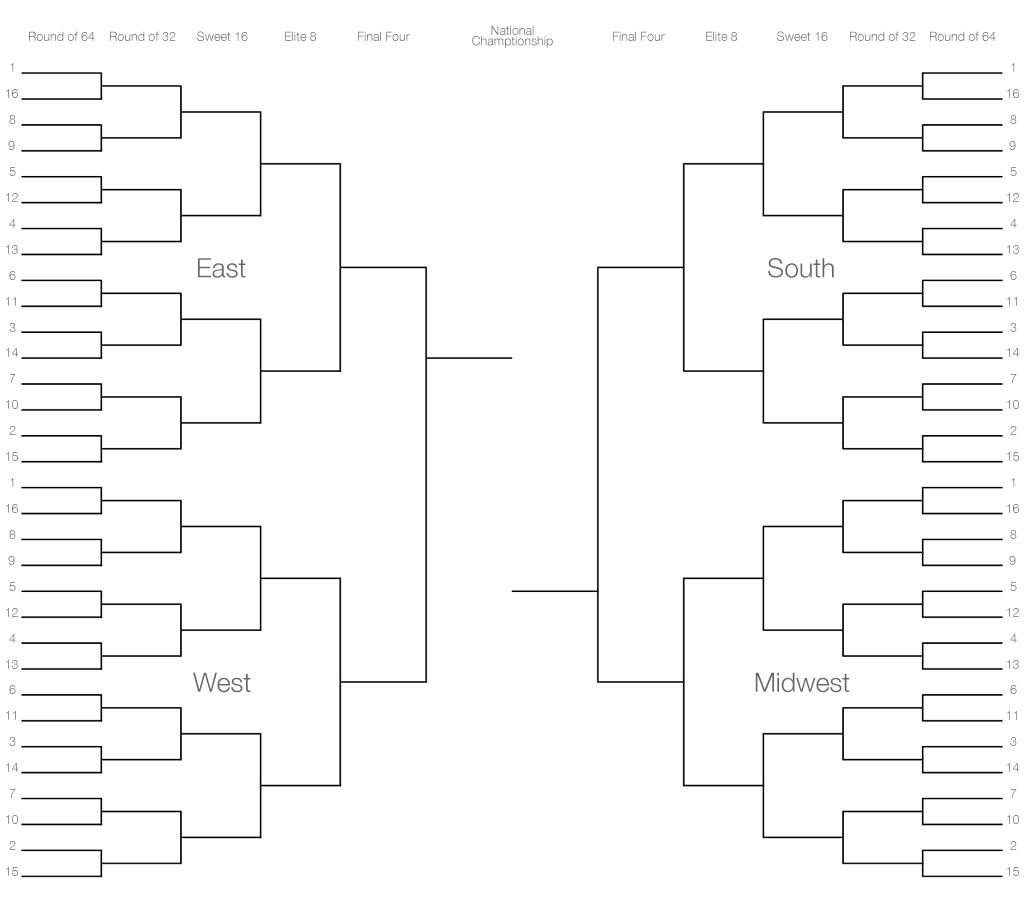
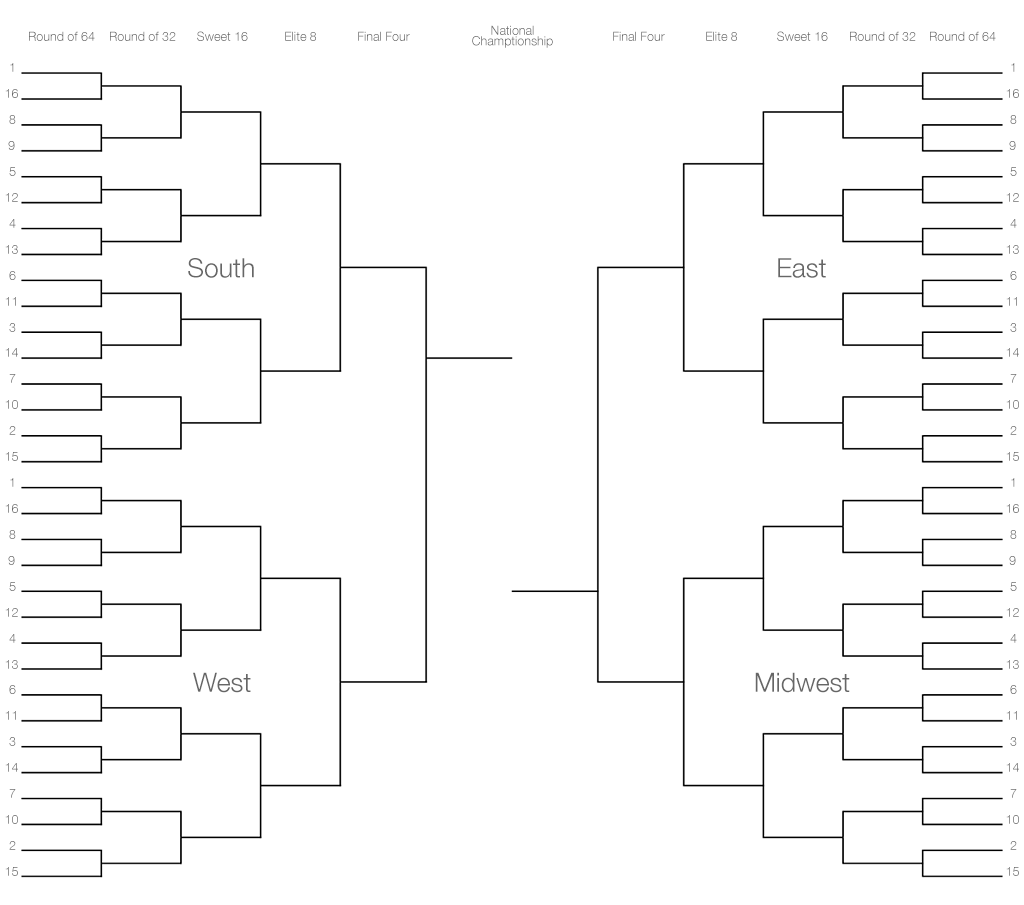
Revision of a layered (1024, 905) image; what changed, layer by layer:
painted on "South" over [188, 258, 254, 278]
renamed "South" to "East", painted on it over [768, 258, 834, 278]
